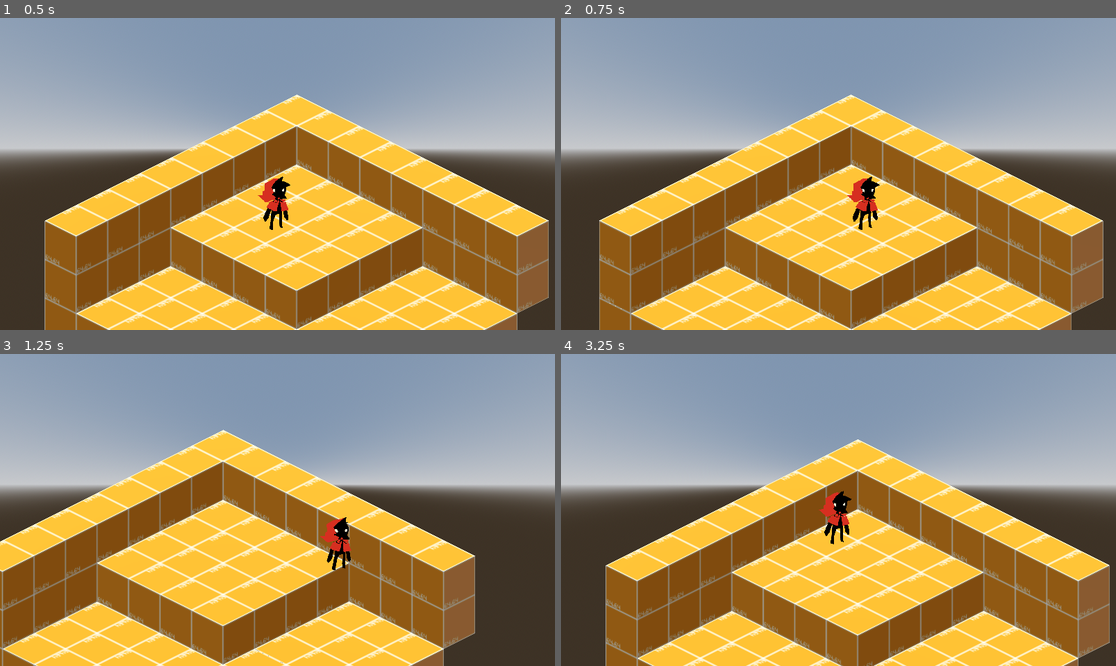
Above: before the commit, frames 1-4 (two rows, left to right).
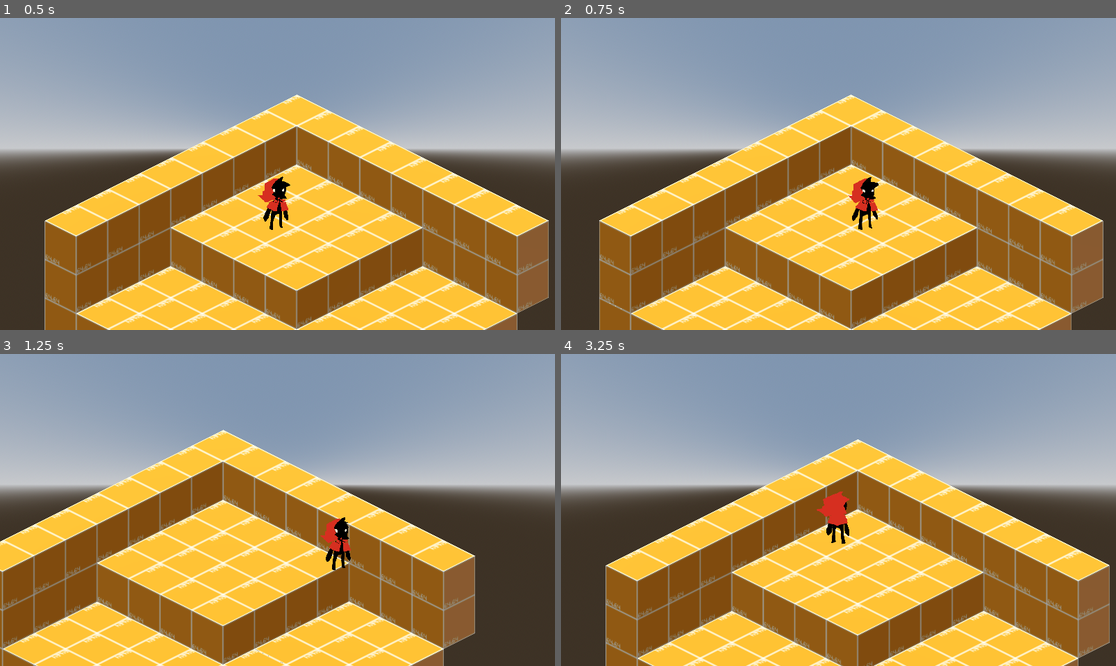
Above: after the commit, the same moments.

Repository: AlexRavelo/PrometheusGame
Game: Godot game, scene res://assets/scenes/test_scene.tscn
Two runs of this game, one before a commit and one after it. Both use one fixed random seed, a clock stepped at 60 frames per second and the inputs below.
Inputs:
- Up to frame 1 (0.5 s): no input
- Up to frame 2 (0.75 s): tap Enter at 0.5 s; hold Right (Right) from 0.53 s (still down); tap Z (Attack) at 0.6 s
- Up to frame 3 (1.25 s): keep holding Right (Right)
- Up to frame 4 (3.25 s): release Right (Right) at 1.28 s; hold Down (Down) 1.28-2.03 s; tap R at 1.35, 2.85 s; hold Right (Right) 2.03-2.78 s; tap Z (Attack) at 2.1 s; hold Up (Up) from 2.78 s (still down)

Frame 1 is identical in both runs. In frame 2, 0.1% of the frame differs, in the area x 51-58%, y 50-68%; in frame 3, 0.1%; in frame 4, 0.3%, in the area x 46-53%, y 43-62%.

Commit message:
very rudimentary idle and stuff
this is so fucking ugly

Diff:
--- a/assets/code/basePlayer.gd
+++ b/assets/code/basePlayer.gd
@@ -2,6 +2,7 @@
 
 extends BaseEntity
 
+@onready var sprite = $Sprite3D
 @onready var attack_hitbox = $AttackHitbox
 @onready var animation_tree = $AnimationTree
 @onready var animation_player = $AnimationPlayer
@@ -24,15 +25,20 @@
 func move_input():
 	var inputdir = Input.get_vector("Left","Right", "Up", "Down")
 	if inputdir:
-		direction.x = lerpf(direction.x, inputdir.x, 0.08)
-		direction.y = lerpf(direction.y, inputdir.y, 0.08)
+		direction.x = lerpf(direction.x, inputdir.x, 0.09)
+		direction.y = lerpf(direction.y, inputdir.y, 0.09)
 
 	attack_hitbox.look_at(Vector3(position.x + direction.x, position.y, position.z + direction.y))
 
 	if direction.x < 0:
-		$Sprite3D.flip_h = true
+		sprite.flip_h = true
 	else:
-		$Sprite3D.flip_h = false
+		sprite.flip_h = false
+	if direction.y < 0:
+		animation_tree.set("parameters/FrontBack/blend_amount",1)
+	else:
+		animation_tree.set("parameters/FrontBack/blend_amount",0)
+
 	velocity.x = move_toward(velocity.x, inputdir.x*base_speed, 0.8)
 	velocity.z = move_toward(velocity.z, inputdir.y*base_speed, 0.8)
 
--- a/assets/scenes/Player.tscn
+++ b/assets/scenes/Player.tscn
@@ -1,28 +1,37 @@
-[gd_scene load_steps=11 format=3 uid="uid://cepw0irhctadj"]
+[gd_scene load_steps=14 format=3 uid="uid://cepw0irhctadj"]
 
 [ext_resource type="Script" path="res://assets/code/basePlayer.gd" id="1_2wclh"]
-[ext_resource type="Texture2D" uid="uid://y6jfooyjbwn8" path="res://assets/sprites/debug/PlayerFront.png" id="2_0qmva"]
+[ext_resource type="Texture2D" uid="uid://2vf84s7ph0mv" path="res://assets/sprites/debug/PlayerSheet.png" id="2_cps28"]
 
 [sub_resource type="CylinderShape3D" id="CylinderShape3D_lcwvp"]
 height = 1.0
 radius = 0.264252
+
+[sub_resource type="AnimationNodeBlend2" id="AnimationNodeBlend2_o3vf1"]
+
+[sub_resource type="AnimationNodeAnimation" id="AnimationNodeAnimation_mdqgm"]
+animation = &"IdleBack"
 
 [sub_resource type="AnimationNodeAnimation" id="AnimationNodeAnimation_uw4ut"]
 animation = &"IdleFront"
 
 [sub_resource type="AnimationNodeBlendTree" id="AnimationNodeBlendTree_fiasf"]
 graph_offset = Vector2(-437, 98)
-nodes/Animation/node = SubResource("AnimationNodeAnimation_uw4ut")
-nodes/Animation/position = Vector2(-40, 160)
+nodes/FrontBack/node = SubResource("AnimationNodeBlend2_o3vf1")
+nodes/FrontBack/position = Vector2(60, 200)
+nodes/IdleBack/node = SubResource("AnimationNodeAnimation_mdqgm")
+nodes/IdleBack/position = Vector2(-120, 320)
+nodes/IdleFront/node = SubResource("AnimationNodeAnimation_uw4ut")
+nodes/IdleFront/position = Vector2(-120, 120)
 nodes/output/position = Vector2(240, 140)
-node_connections = [&"output", 0, &"Animation"]
+node_connections = [&"FrontBack", 0, &"IdleFront", &"FrontBack", 1, &"IdleBack", &"output", 0, &"FrontBack"]
 
 [sub_resource type="Animation" id="Animation_5wudq"]
 resource_name = "new_animation"
 
 [sub_resource type="Animation" id="Animation_o1ffx"]
 resource_name = "IdleFront"
-length = 0.6
+length = 0.9
 loop_mode = 2
 tracks/0/type = "value"
 tracks/0/imported = false
@@ -31,10 +40,10 @@
 tracks/0/interp = 1
 tracks/0/loop_wrap = true
 tracks/0/keys = {
-"times": PackedFloat32Array(0, 0.3, 0.6),
-"transitions": PackedFloat32Array(1, 1, 1),
+"times": PackedFloat32Array(0, 0.3, 0.6, 0.9),
+"transitions": PackedFloat32Array(1, 1, 1, 1),
 "update": 1,
-"values": [0, 1, 2]
+"values": [0, 1, 2, 1]
 }
 
 [sub_resource type="Animation" id="Animation_r6ett"]
@@ -52,8 +61,26 @@
 "values": [1]
 }
 
+[sub_resource type="Animation" id="Animation_crmfv"]
+resource_name = "IdleBack"
+length = 0.9
+loop_mode = 2
+tracks/0/type = "value"
+tracks/0/imported = false
+tracks/0/enabled = true
+tracks/0/path = NodePath("Sprite3D:frame")
+tracks/0/interp = 1
+tracks/0/loop_wrap = true
+tracks/0/keys = {
+"times": PackedFloat32Array(0, 0.3, 0.6, 0.9),
+"transitions": PackedFloat32Array(1, 1, 1, 1),
+"update": 1,
+"values": [3, 4, 5, 4]
+}
+
 [sub_resource type="AnimationLibrary" id="AnimationLibrary_rvvn0"]
 _data = {
+"IdleBack": SubResource("Animation_crmfv"),
 "IdleFront": SubResource("Animation_o1ffx"),
 "RESET": SubResource("Animation_r6ett"),
 "new_animation": SubResource("Animation_5wudq")
@@ -75,14 +102,16 @@
 transform = Transform3D(0.672, 0, 0, 0, 0.672, 0, 0, 0, 0.672, 0, -0.346493, 0)
 billboard = 1
 texture_filter = 0
-texture = ExtResource("2_0qmva")
-hframes = 3
+texture = ExtResource("2_cps28")
+hframes = 6
 frame = 1
 region_rect = Rect2(0, 0, 142, 128)
 
 [node name="AnimationTree" type="AnimationTree" parent="."]
+deterministic = false
 tree_root = SubResource("AnimationNodeBlendTree_fiasf")
 anim_player = NodePath("../AnimationPlayer")
+parameters/FrontBack/blend_amount = 1.0
 
 [node name="AnimationPlayer" type="AnimationPlayer" parent="."]
 libraries = {
Binary file removed: assets/sprites/debug/PlayerFront.png
Binary file added: assets/sprites/debug/PlayerSheet.png
Not shown, added: assets/sprites/debug/PlayerSheet.png.import
